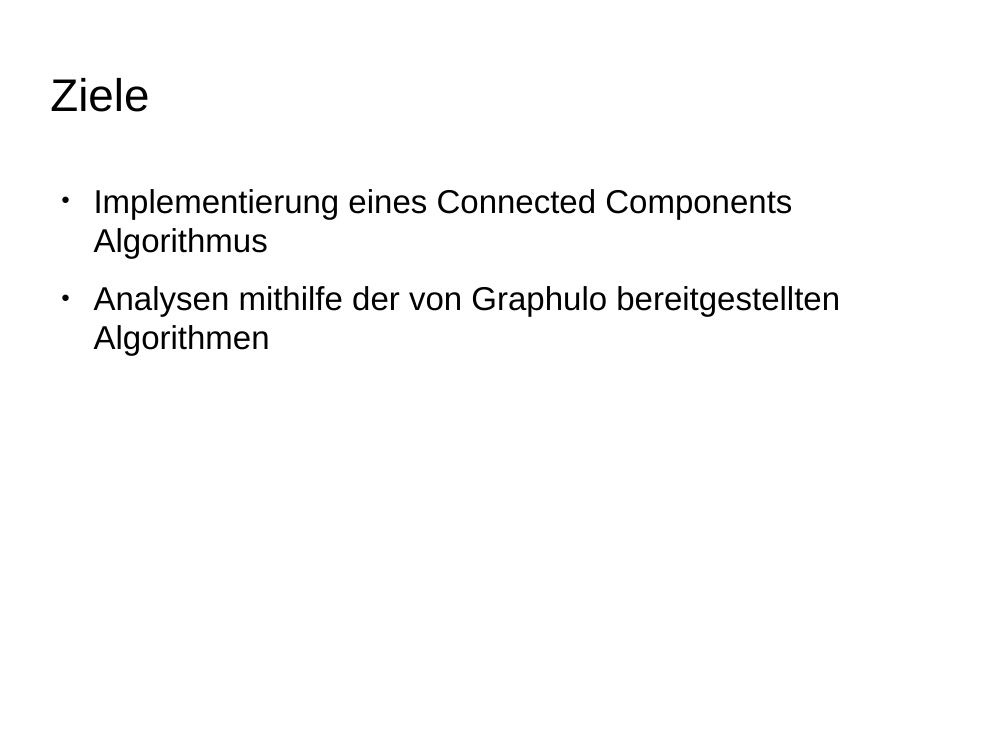
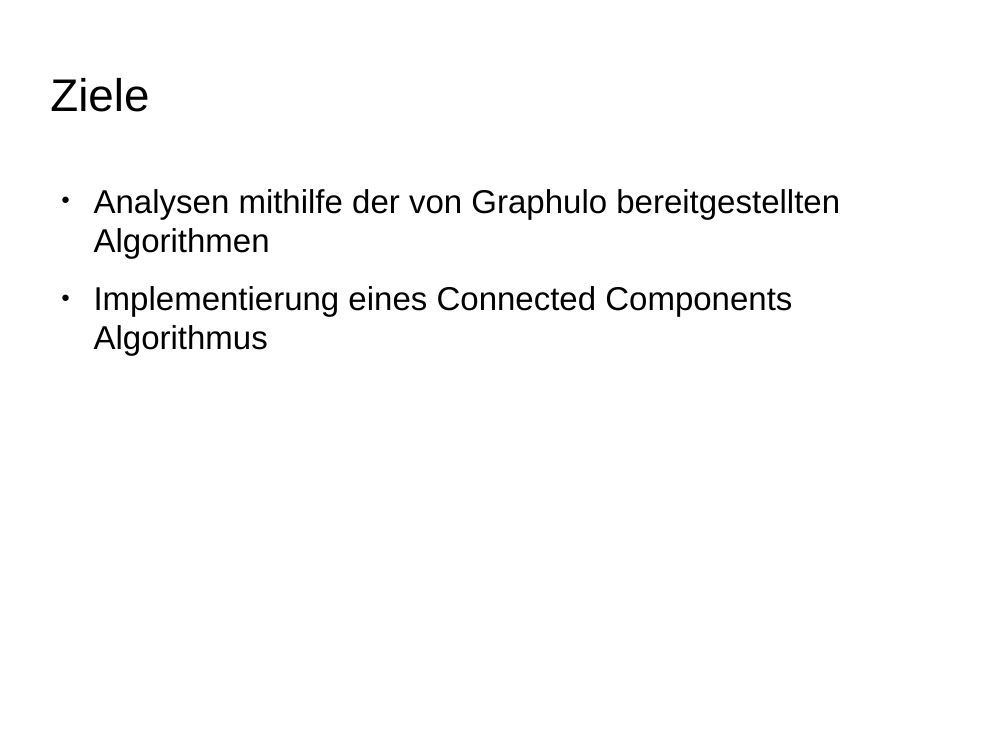
Before and after one commit to ScaDS/dblp-graphulo, a slide deck: slide 16 of doc/testat1.odp (slide 12 before the commit). Drawn at 1008x756 pixels with LibreOffice and Linux fonts; fonts in the diff are those of the drawing; background and template pictures are left out. Boxes give left, top, right and bottom in pixels: in the first picture for what was removed or moved away, otherwise in the second. Text is boxed around its words. In the diff, an @@ line names an element or a change of style, - is before the commit and + after.

```diff
--- a/doc/testat1.odp
+++ b/doc/testat1.odp
@@ text at bbox=[94, 189, 840, 259]: paragraph added @@
+● Analysen mithilfe der von Graphulo bereitgestellten Algorithmen
@@ text at bbox=[94, 286, 840, 356]: paragraph removed @@
-● Analysen mithilfe der von Graphulo bereitgestellten Algorithmen
```
Also in this commit, not shown: 4 other slides changed, 8 slides added, 1 slide removed, 2 other files.
